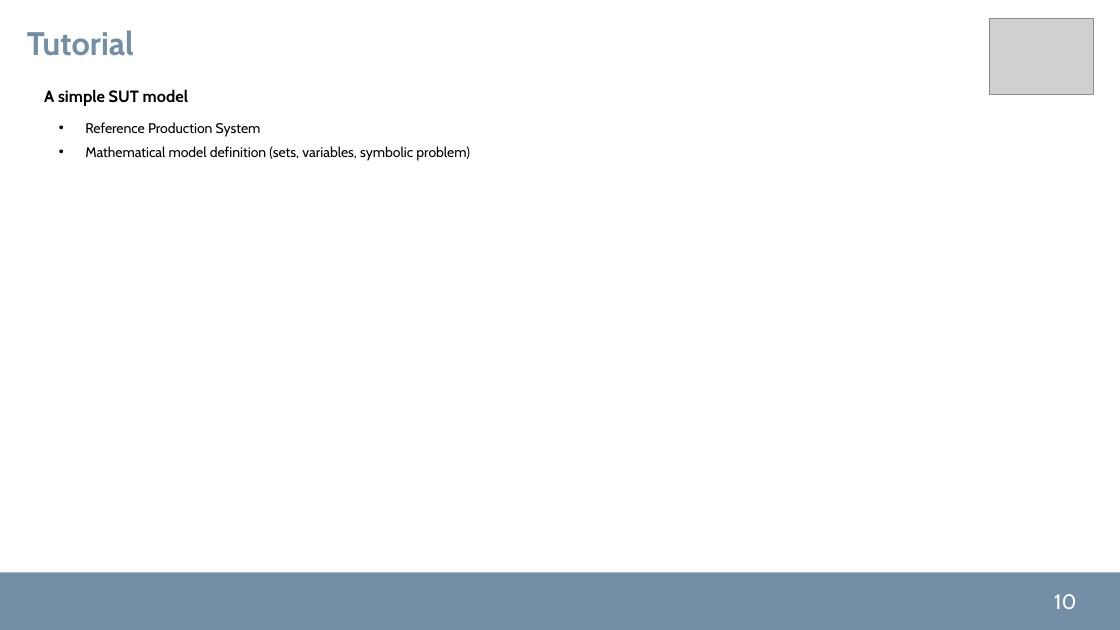
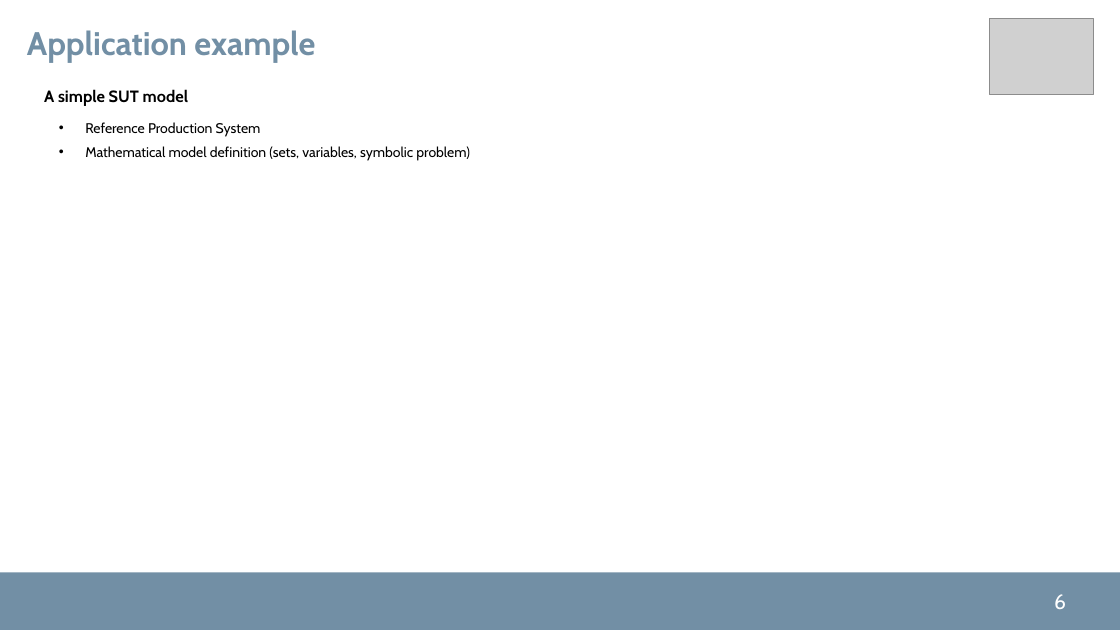
Before and after one commit to pyESM-project/pyesm, a slide deck: slide 6 of doc/pyesm.pptx (slide 10 before the commit). Drawn at 1120x630 pixels with LibreOffice and Linux fonts; fonts in the diff are those of the drawing; grey boxes stand for pictures; background and template pictures are left out. Boxes give left, top, right and bottom in pixels: in the first picture for what was removed or moved away, otherwise in the second. Text is boxed around its words. In the diff, an @@ line names an element or a change of style, - is before the commit and + after.

```diff
--- a/doc/pyesm.pptx
+++ b/doc/pyesm.pptx
@@ text at [27,30,315,63]: text changed @@
-Tutorial
+Application example
@@ page number at [1054,594,1066,609]: text changed @@
-10
+6
```
Also in this commit, not shown: 6 other slides changed, 1 slide added.
